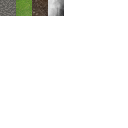
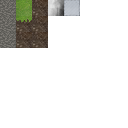
Before/after of a w=128, h=128 layered artwork. What changed in the layer stack:
added layer "Gleba Bok" above "Gleba Dół" over [32, 16, 48, 32]
added layer "Gleba Dół" above "Stone Góra" over [16, 32, 32, 48]
added layer "Stone Bok" above "Stone Dół" over [0, 32, 16, 48]
added layer "Stone Dół" above "Trawa Góra" over [0, 16, 16, 32]
added layer "Trawa Bok" above "Trawa Dół" over [16, 16, 32, 32]
added layer "Trawa Dół" above "Wełna" over [32, 32, 48, 48]
added layer "Wełna" above "Blacha" over [64, 0, 80, 16]
